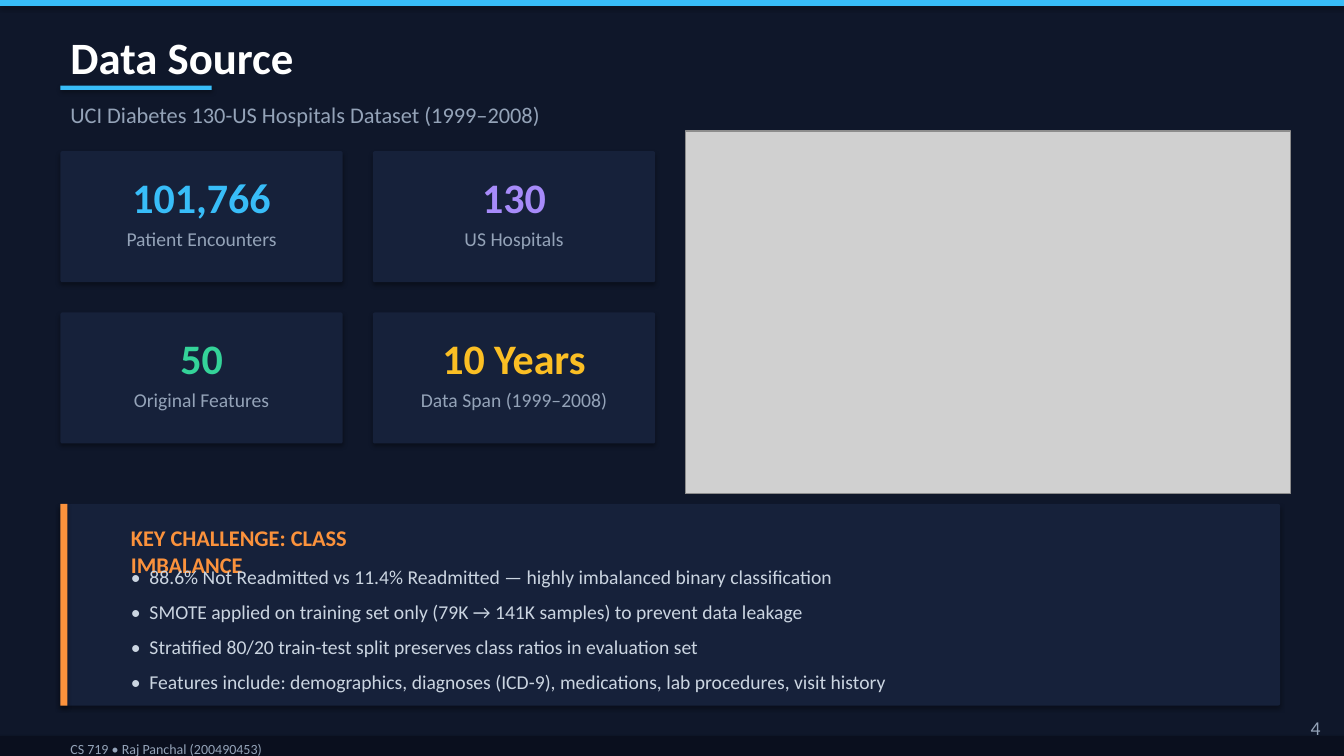
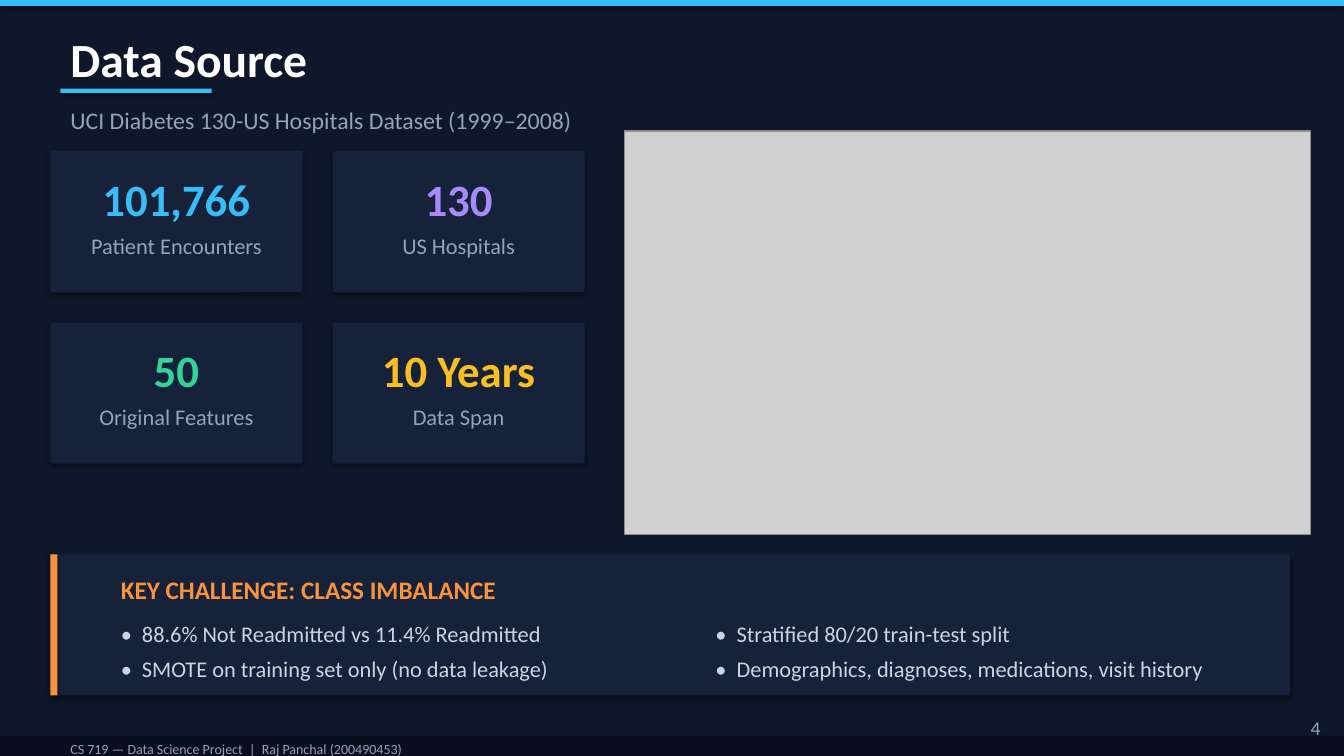
Before and after one commit to rajpanchal0101/CS-719, a slide deck: slide 4 of 200490453_Raj_Panchal_CS719_Final_Presentation.pptx. Drawn at 1344x756 pixels with LibreOffice and Linux fonts; fonts in the diff are those of the drawing; grey boxes stand for pictures. Boxes give left, top, right and bottom in pixels: in the first picture for what was removed or moved away, otherwise in the second. Text is boxed around its words. In the diff, an @@ line names an element or a change of style, - is before the commit and + after.

```diff
--- a/200490453_Raj_Panchal_CS719_Final_Presentation.pptx
+++ b/200490453_Raj_Panchal_CS719_Final_Presentation.pptx
@@ text "Data Source" at [70,45,308,89]: size 32 to 34 pt @@
@@ text "UCI Diabetes 130-US Hospitals Dataset ..." at [70,112,571,133]: size 16 to 17 pt @@
@@ picture: place and size @@
-picture at [686,131,1291,494]
+picture at [625,131,1311,534]
@@ rounded rectangle: place and size @@
-rounded rectangle at [60,151,343,282]
+rounded rectangle at [50,151,302,292]
@@ text "101,766": place and size @@
-text "101,766" at [132,184,270,219]
+text "101,766" at [102,185,250,222]
@@ rounded rectangle: place and size @@
-rounded rectangle at [373,151,655,282]
+rounded rectangle at [333,151,585,292]
@@ text "130": place and size @@
-text "130" at [482,185,546,214]
+text "130" at [425,186,493,217]
@@ text "Patient Encounters": place and size @@
-text "Patient Encounters" at [127,232,276,246]
+text "Patient Encounters" at [91,238,261,254]
@@ size 14 to 16 pt in 3 elements at [91,238,261,254], [99,409,253,429], [402,238,515,258] @@
@@ text "US Hospitals": place and size @@
-text "US Hospitals" at [464,232,564,249]
+text "US Hospitals" at [402,238,515,258]
@@ rounded rectangle: place and size @@
-rounded rectangle at [60,313,343,444]
+rounded rectangle at [50,323,302,464]
@@ rounded rectangle: place and size @@
-rounded rectangle at [373,313,655,444]
+rounded rectangle at [333,323,585,464]
@@ text "50": place and size @@
-text "50" at [180,346,222,375]
+text "50" at [154,357,199,388]
@@ size 30 to 32 pt in 4 elements at [102,185,250,222], [154,357,199,388], [425,186,493,217], [382,357,535,388] @@
@@ text "10 Years": place and size @@
-text "10 Years" at [442,346,585,375]
+text "10 Years" at [382,357,535,388]
@@ text "Original Features": place and size @@
-text "Original Features" at [134,393,269,411]
+text "Original Features" at [99,409,253,429]
@@ text at [413,410,504,429]: text changed; size 14 to 16 pt @@
-Data Span (1999–2008)
+Data Span
@@ rounded rectangle: place and size @@
-rounded rectangle at [60,504,1280,706]
+rounded rectangle at [50,555,1291,696]
@@ rectangle: place and size @@
-rectangle at [60,504,68,706]
+rectangle at [50,555,57,696]
@@ text "KEY CHALLENGE: CLASS IMBALANCE": place and size @@
-text "KEY CHALLENGE: CLASS IMBALANCE" at [131,531,347,579]
+text "KEY CHALLENGE: CLASS IMBALANCE" at [121,582,496,599]
@@ text "KEY CHALLENGE: CLASS IMBALANCE" at [121,582,496,599]: size 16 to 18 pt @@
@@ text at [142,626,541,642]: text changed; size 14 to 16 pt @@
-• 88.6% Not Readmitted vs 11.4% Readmitted — highly imbalanced binary classification
+• 88.6% Not Readmitted vs 11.4% Readmitted
@@ text at [737,626,1010,646]: text changed; size 14 to 16 pt @@
-• Stratified 80/20 train-test split preserves class ratios in evaluation set
+• Stratified 80/20 train-test split
@@ text at [142,661,548,681]: text changed; size 14 to 16 pt @@
-• SMOTE applied on training set only (79K → 141K samples) to prevent data leakage
+• SMOTE on training set only (no data leakage)
@@ text at [737,661,1202,681]: text changed; size 14 to 16 pt @@
-• Features include: demographics, diagnoses (ICD-9), medications, lab procedures, visit history
+• Demographics, diagnoses, medications, visit history
@@ text at [70,744,402,756]: text changed @@
-CS 719 • Raj Panchal (200490453)
+CS 719 — Data Science Project | Raj Panchal (200490453)
```
Also in this commit, not shown: 11 other slides changed, 1 slide added, 1 slide removed.
